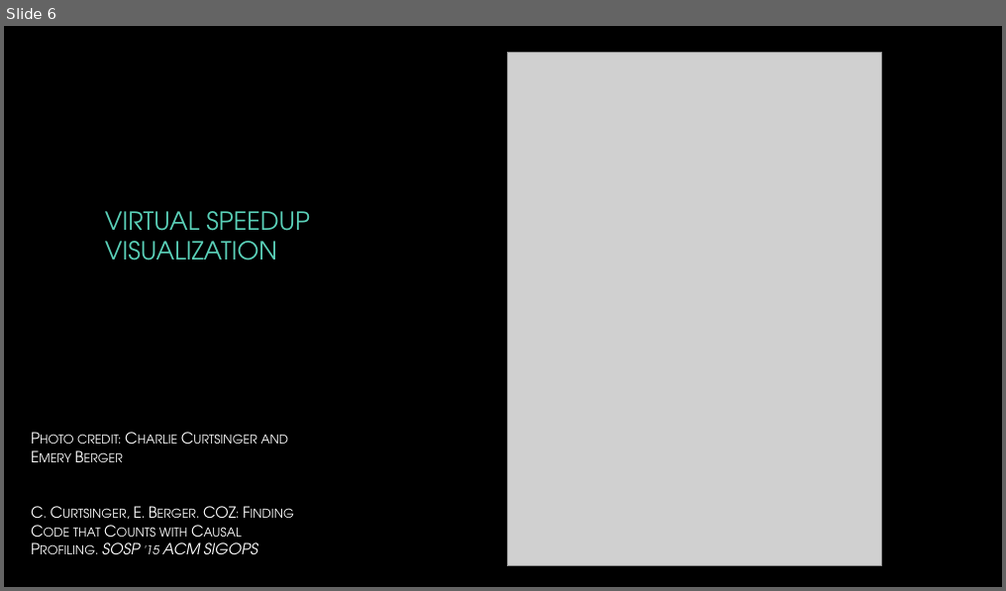
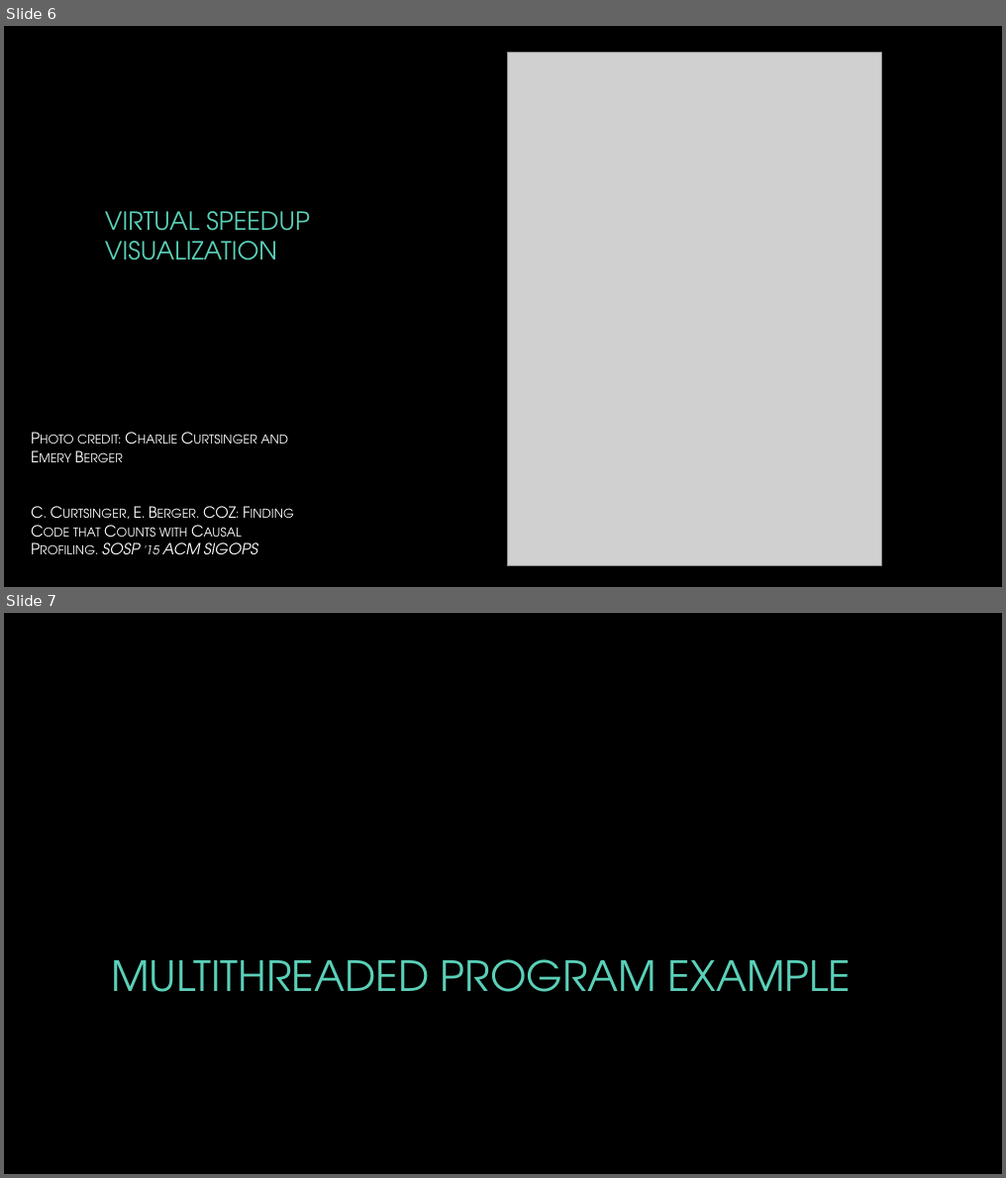
Before and after one commit to Byte-Lab/JCoz, a slide deck: project_presentation.pptx. Shown one above the other, each under a label of ours: slide 6 before the commit, slides 6 and 7 after it. The pictures are 1006x591 and 1006x1178 pixels, drawn with LibreOffice and Linux fonts; fonts in the diff are those of the drawing; grey boxes stand for pictures; background and template pictures are left out. Boxes give left, top, right and bottom in pixels: in the first picture for what was removed or moved away, otherwise in the second. Text is boxed around its words. In the diff, an @@ line names an element or a change of style, - is before the commit and + after.

```diff
--- a/project_presentation.pptx
+++ b/project_presentation.pptx
@@ slide 7 added at bbox=[4, 613, 1002, 1174], background picture (left out) @@
@@ title added at bbox=[111, 959, 850, 992], 40 pt, text #5AD0B8 @@
+MULTITHREADED PROGRAM EXAMPLE
```
Also in this commit, not shown: 1 other slide added.
